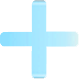
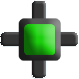
Two versions of the same layered image (79 × 79). Layer-by-layer changes:
added group "Group 1" (1st of 2) with 13 layers above "Group 1" over [20, 20, 58, 59]
hid "word_bg_action copy", moved it into group "Group 1", painted on it over [0, 0, 79, 79]
added group "Group 1" (2nd of 2) with 10 layers above "Layer 5" over [18, 18, 61, 61]
added layer "Rounded Rectangle 2 copy 7" in group "Group 1" over [24, 24, 55, 55]
added layer "Rounded Rectangle 1" in group "Group 1" over [18, 18, 61, 61]
renamed "Layer 1" to "Layer 5", showed it, painted on it over [0, 0, 79, 79]
